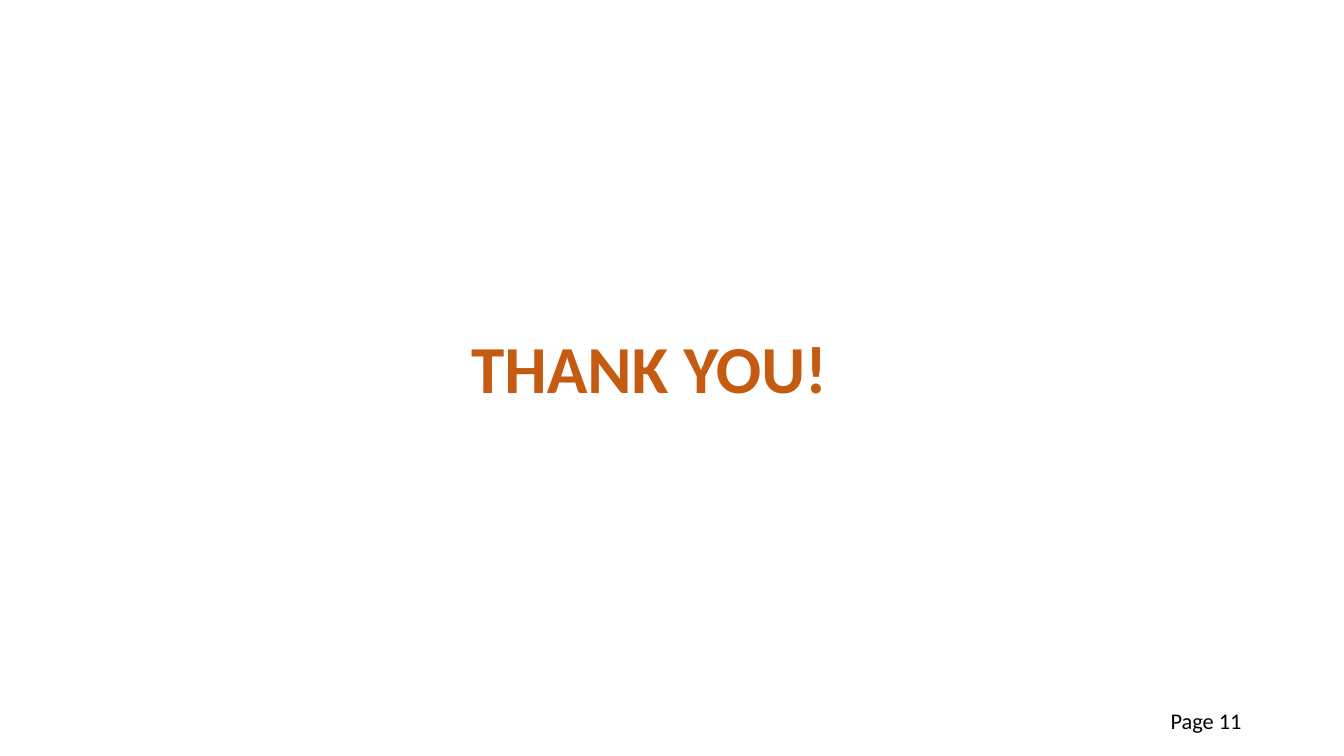
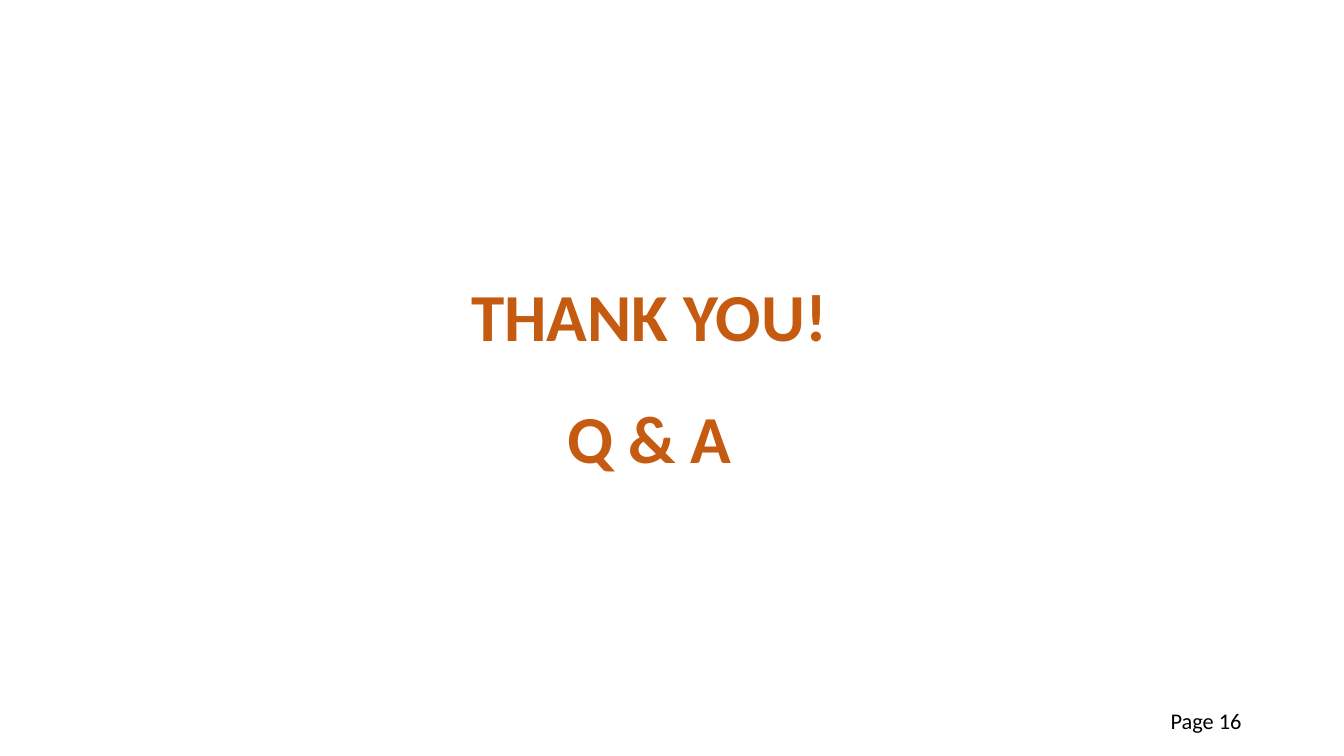
Before and after one commit to xinke0802/DataProcess, a slide deck: slide 16 of 2012013297_钟仰新_毕设论文答辩.pptx (slide 11 before the commit). Drawn at 1344x756 pixels with LibreOffice and Linux fonts; fonts in the diff are those of the drawing; background and template pictures are left out. Boxes give left, top, right and bottom in pixels: in the first picture for what was removed or moved away, otherwise in the second. Text is boxed around its words. In the diff, an @@ line names an element or a change of style, - is before the commit and + after.

```diff
--- a/2012013297_钟仰新_毕设论文答辩.pptx
+++ b/2012013297_钟仰新_毕设论文答辩.pptx
@@ text "THANK YOU!": place and size @@
-text "THANK YOU!" at [471, 347, 827, 394]
+text "THANK YOU!" at [471, 295, 827, 472]
@@ text at [567, 419, 732, 472]: paragraph added @@
+Q & A
@@ page number at [1171, 714, 1242, 733]: text changed @@
-Page 11
+Page 16
```
Also in this commit, not shown: 1 other slide changed, 9 slides added, 4 slides removed.
